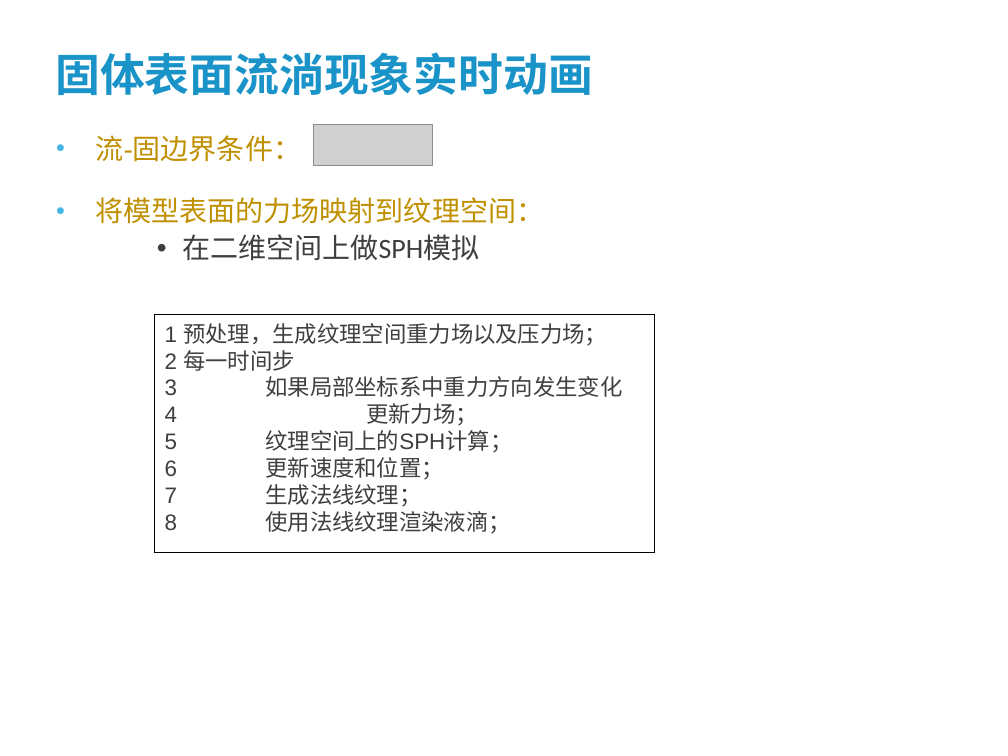
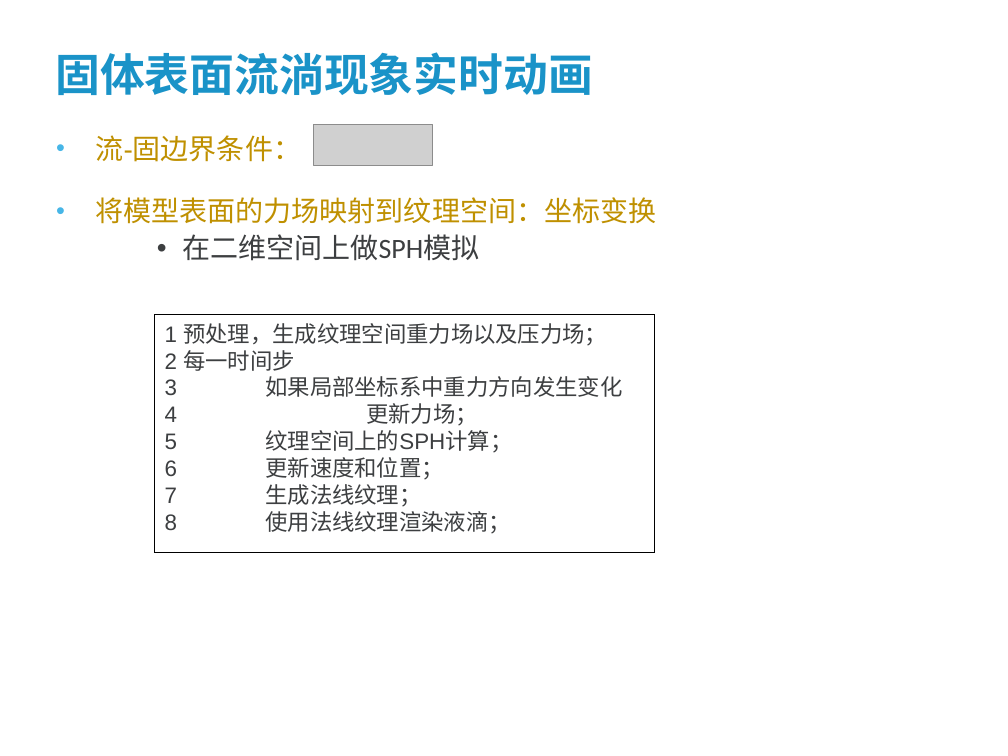
Before and after one commit to wsxmm1153/dissertation, a slide deck: slide 11 of paper/答辩讲稿.ppt. Drawn at 1008x756 pixels with LibreOffice and Linux fonts; fonts in the diff are those of the drawing; grey boxes stand for pictures; background and template pictures are left out. Boxes give left, top, right and bottom in pixels: in the first picture for what was removed or moved away, otherwise in the second. Text is boxed around its words. In the diff, an @@ line names an element or a change of style, - is before the commit and + after.

```diff
--- a/paper/答辩讲稿.ppt
+++ b/paper/答辩讲稿.ppt
@@ text at (95,197,656,224): text changed @@
-• 将模型表面的力场映射到纹理空间：
+• 将模型表面的力场映射到纹理空间：坐标变换
```
Also in this commit, not shown: 8 other slides changed, 18 slides added, 1 slide removed, 2 other files.
